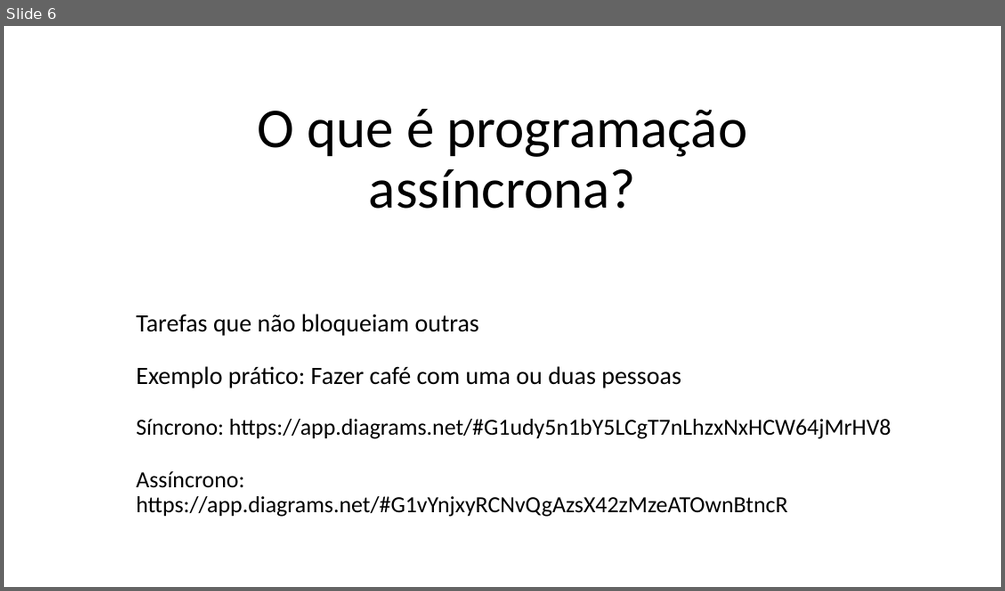
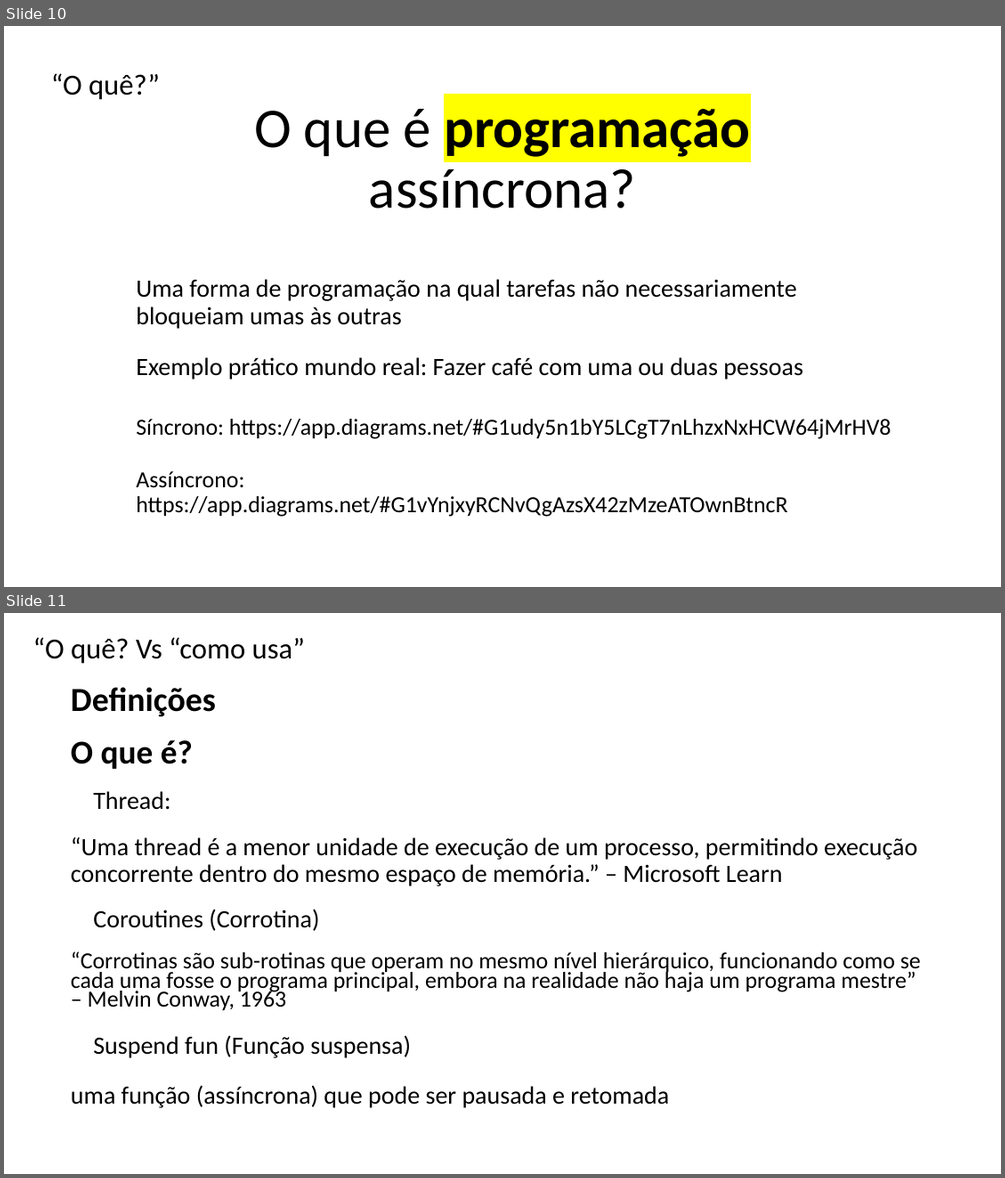
Before and after one commit to alanliongar/connectSpace_Assincronia, a slide deck: Apresentação do ConnectSpace.pptx. Shown one above the other, each under a label of ours: slide 6 before the commit, slides 10 and 11 after it. The pictures are 1005x591 and 1005x1178 pixels, drawn with LibreOffice and Linux fonts; fonts in the diff are those of the drawing; background and template pictures are left out. Boxes give left, top, right and bottom in pixels: in the first picture for what was removed or moved away, otherwise in the second. Text is boxed around its words. In the diff, an @@ line names an element or a change of style, - is before the commit and + after.

```diff
--- a/Apresentação do ConnectSpace.pptx
+++ b/Apresentação do ConnectSpace.pptx
@@ slide 11 added at box(4, 613, 1001, 1174), background #FFFFFF @@
@@ text added at box(33, 637, 305, 664), 28 pt, text #000000 @@
+“O quê? Vs “como usa”
@@ title added at box(71, 687, 216, 717), 32.4 pt, text #000000, bold @@
+Definições
@@ text added at box(71, 740, 193, 769), 32 pt, text #000000, bold @@
+O que é?
@@ text added at box(93, 791, 170, 810), 24 pt, text #000000 @@
+Thread:
@@ text added at box(71, 837, 917, 886), 24 pt, text #000000 @@
+“Uma thread é a menor unidade de execução de um processo, permitindo execução concorrente dentro do mesmo espaço de memória.” – Microsoft Learn
@@ text added at box(93, 908, 319, 931), 24 pt, text #000000 @@
+Coroutines (Corrotina)
@@ text added at box(71, 951, 921, 1011), 22.2 pt, text #000000 @@
+“Corrotinas são sub-rotinas que operam no mesmo nível hierárquico, funcionando como se cada uma fosse o programa principal, embora na realidade não haja um programa mestre” – Melvin Conway, 1963
@@ text added at box(93, 1035, 411, 1058), 24 pt, text #000000 @@
+Suspend fun (Função suspensa)
@@ text added at box(71, 1085, 669, 1108), 24 pt, text #000000 @@
+uma função (assíncrona) que pode ser pausada e retomada
@@ what was slide 6 is now slide 10 @@
@@ slide 10 changed as well @@
@@ text added at box(51, 73, 160, 100), 28 pt, text #000000 @@
+“O quê?”
@@ title "O que é programação assíncrona?" at box(254, 109, 750, 208): highlight none to #FFFF00, bold on in "programação" @@
@@ text at box(136, 279, 797, 329): text changed @@
-Tarefas que não bloqueiam outras
+Uma forma de programação na qual tarefas não necessariamente bloqueiam umas às outras
@@ text at box(136, 357, 803, 379): text changed @@
-Exemplo prático: Fazer café com uma ou duas pessoas
+Exemplo prático mundo real: Fazer café com uma ou duas pessoas
```
Also in this commit, not shown: 11 other slides changed, 5 other slides added, 4 other files.
